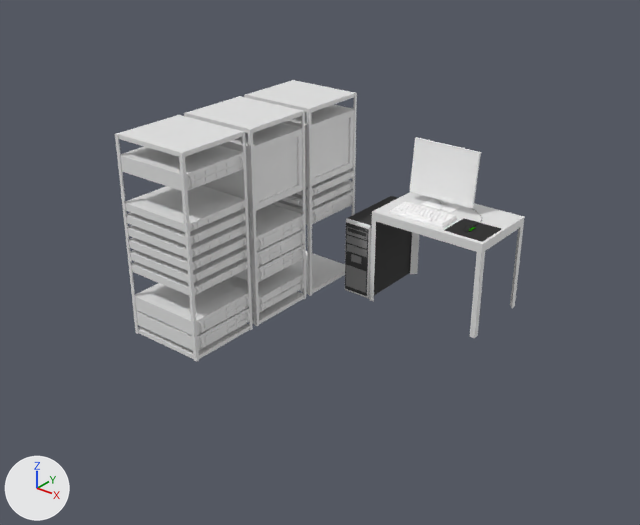
The Blender file ServerRoom.blend: old version first, new version second.
Rendered twice from a 50 mm camera at (13.78, -11.25, 10.59) aimed at (2.72, 2.58, 2.02). Every picture has the same lights, and +X, +Y and +Z are marked at lower left.
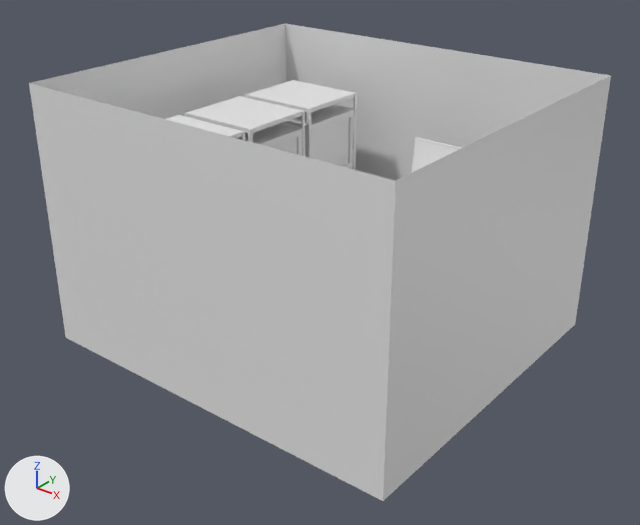
Changed parts and their boxes (x1, y1, x2, y2) in the pictures (640 x 525 px):
'Plane', shown: after (29, 24, 611, 501)
'Cube', unchanged, covered by the edit: before (115, 115, 253, 362); after (166, 115, 245, 140)
'Cube.011', unchanged, covered by the edit: before (370, 192, 524, 338)
'Cube.016', unchanged, covered by the edit: before (202, 123, 303, 211); after (237, 123, 302, 156)
'Cube.035', unchanged, covered by the edit: before (345, 196, 412, 299)

The edits, one by one:
Object 'Plane' (ob_plane) is now shown.
